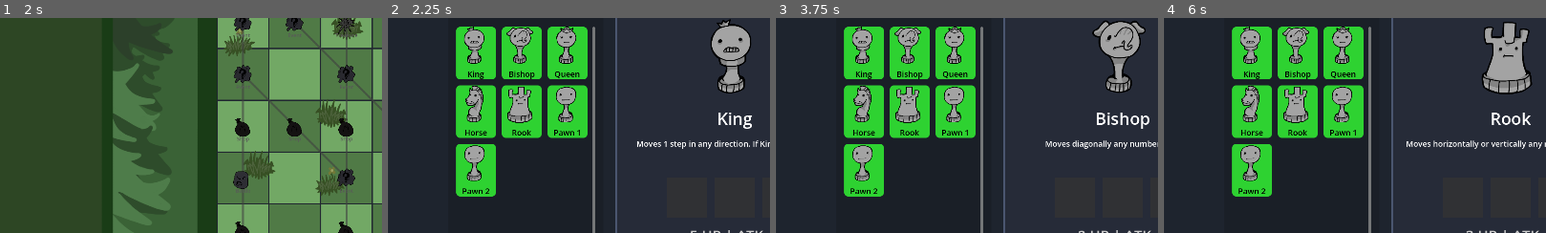
Above: before the commit, frames 1-4 (left to right).
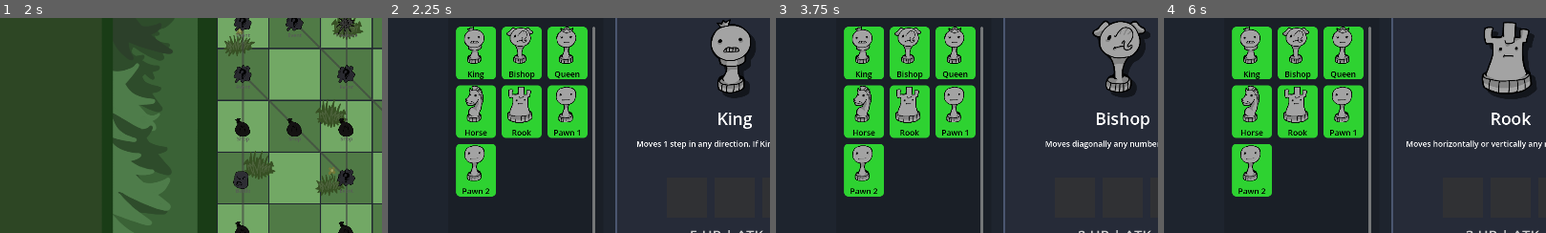
Above: after the commit, the same moments.

Repository: VAXVORTEX/Chessodd
Game: Godot game, scene res://Main.tscn
Two runs of this game, one before a commit and one after it. Both use one fixed random seed, a clock stepped at 60 frames per second and the inputs below.
Inputs (mouse positions are % of the whole screen's width and height, from its top left):
- Up to frame 1 (2 s): click "Play" at 0.5 s; click "Slot 1 - Empty" at 1.25 s
- Up to frame 2 (2.25 s): click "Inventory" at 2 s
- Up to frame 3 (3.75 s): click (16, 28) at 2.77 s; click (22, 28) at 3.52 s
- Up to frame 4 (6 s): click (28, 28) at 4.27 s; click (16, 42) at 5.02 s; click (22, 42) at 5.77 s
The pictures show only the part of the screen within x 5-55%, y 22-72%; the shares and areas given below are measured in that part.

Frame 1 is identical in both runs. In frame 2, 0.5% of the frame differs, in the area x 87-97%, y 7-38%; in frame 3, 0.5%; in frame 4, 0.6%, in the area x 85-98%, y 4-38%.

Commit message:
fix: inventory and shop UI shadows and outlines, figurecatcher AI cooldown fix, inventory layout fix

Diff:
--- a/Main.gd
+++ b/Main.gd
@@ -2225,8 +2225,11 @@
 				var shad = TextureRect.new()
 				shad.texture = tex
 				shad.modulate = Color(0, 0, 0, 0.5)
-				shad.position = Vector2(5, 5)
 				shad.set_anchors_and_offsets_preset(Control.PRESET_FULL_RECT)
+				shad.offset_left = 15
+				shad.offset_top = 15
+				shad.offset_right = 15
+				shad.offset_bottom = 15
 				shad.expand_mode = TextureRect.EXPAND_FIT_WIDTH_PROPORTIONAL
 				shad.show_behind_parent = true
 				icon.add_child(shad)
@@ -2234,10 +2237,10 @@
 
 			var info = Label.new()
 			info.text = type_name + "\n$" + str(cost)
-			info.set("theme_override_colors/font_color", Color.WHITE)
-			info.set("theme_override_colors/font_outline_color", Color.BLACK)
-			info.set("theme_override_constants/outline_size", 6)
-			info.set("theme_override_font_sizes/font_size", 24)
+			info.add_theme_color_override("font_color", Color.WHITE)
+			info.add_theme_color_override("font_outline_color", Color.BLACK)
+			info.add_theme_constant_override("outline_size", 6)
+			info.add_theme_font_size_override("font_size", 24)
 			info.horizontal_alignment = HORIZONTAL_ALIGNMENT_CENTER
 			inner.add_child(info)
 
@@ -2273,8 +2276,11 @@
 				var shad = TextureRect.new()
 				shad.texture = it_tex
 				shad.modulate = Color(0, 0, 0, 0.5)
-				shad.position = Vector2(5, 5)
 				shad.set_anchors_and_offsets_preset(Control.PRESET_FULL_RECT)
+				shad.offset_left = 15
+				shad.offset_top = 15
+				shad.offset_right = 15
+				shad.offset_bottom = 15
 				shad.expand_mode = TextureRect.EXPAND_FIT_WIDTH_PROPORTIONAL
 				shad.show_behind_parent = true
 				icon.add_child(shad)
@@ -2282,10 +2288,10 @@
 
 			var info = Label.new()
 			info.text = it.replace("_", " ").capitalize() + "\n$" + str(cost)
-			info.set("theme_override_colors/font_color", Color.WHITE)
-			info.set("theme_override_colors/font_outline_color", Color.BLACK)
-			info.set("theme_override_constants/outline_size", 6)
-			info.set("theme_override_font_sizes/font_size", 24)
+			info.add_theme_color_override("font_color", Color.WHITE)
+			info.add_theme_color_override("font_outline_color", Color.BLACK)
+			info.add_theme_constant_override("outline_size", 6)
+			info.add_theme_font_size_override("font_size", 24)
 			info.horizontal_alignment = HORIZONTAL_ALIGNMENT_CENTER
 			inner.add_child(info)
 
--- a/scripts/EnemyAI.gd
+++ b/scripts/EnemyAI.gd
@@ -346,7 +346,8 @@
 
 	if best_bot and best_move:
 		main.perform_action(best_bot, best_move)
-		best_bot.current_cooldown = best_bot.cooldown
+		if best_bot.get("current_cooldown", 0) == 0:
+			best_bot.current_cooldown = best_bot.cooldown
 		moved = true
 
 	var spores = main.bot_pawns.filter(func(p): return is_instance_valid(p) and p.current_hp > 0 and p.piece_type == 22 and p != best_bot)
--- a/scripts/InventoryManager.gd
+++ b/scripts/InventoryManager.gd
@@ -214,9 +214,11 @@
 		var n = get_piece_name(t)
 		if type_counts[t] > 1: n += " " + str(type_indices[t])
 		lbl.text = n
-		lbl.set("theme_override_font_sizes/font_size", 20)
-		lbl.set("theme_override_colors/font_color", Color.BLACK)
+		lbl.add_theme_font_size_override("font_size", 20)
+		lbl.add_theme_color_override("font_color", Color.BLACK)
 		lbl.horizontal_alignment = HORIZONTAL_ALIGNMENT_CENTER
+		lbl.autowrap_mode = TextServer.AUTOWRAP_WORD
+		lbl.custom_minimum_size = Vector2(90, 0)
 		vbox.add_child(lbl)
 
 		panel.add_child(vbox)
@@ -264,8 +266,11 @@
 		var shad2 = TextureRect.new()
 		shad2.name = "Shadow"
 		shad2.modulate = Color(0, 0, 0, 0.5)
-		shad2.position = Vector2(8, 8)
 		shad2.set_anchors_and_offsets_preset(Control.PRESET_FULL_RECT)
+		shad2.offset_left = 12
+		shad2.offset_top = 12
+		shad2.offset_right = 12
+		shad2.offset_bottom = 12
 		shad2.expand_mode = TextureRect.EXPAND_IGNORE_SIZE
 		shad2.stretch_mode = TextureRect.STRETCH_KEEP_ASPECT_CENTERED
 		shad2.show_behind_parent = true
